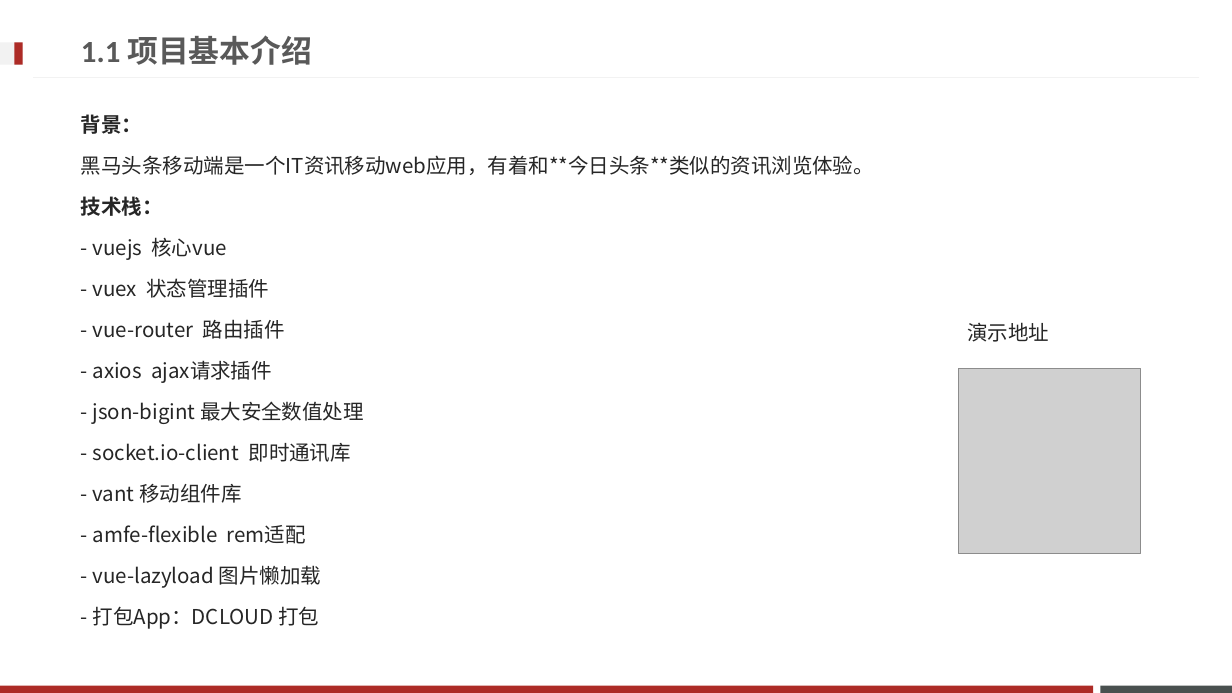
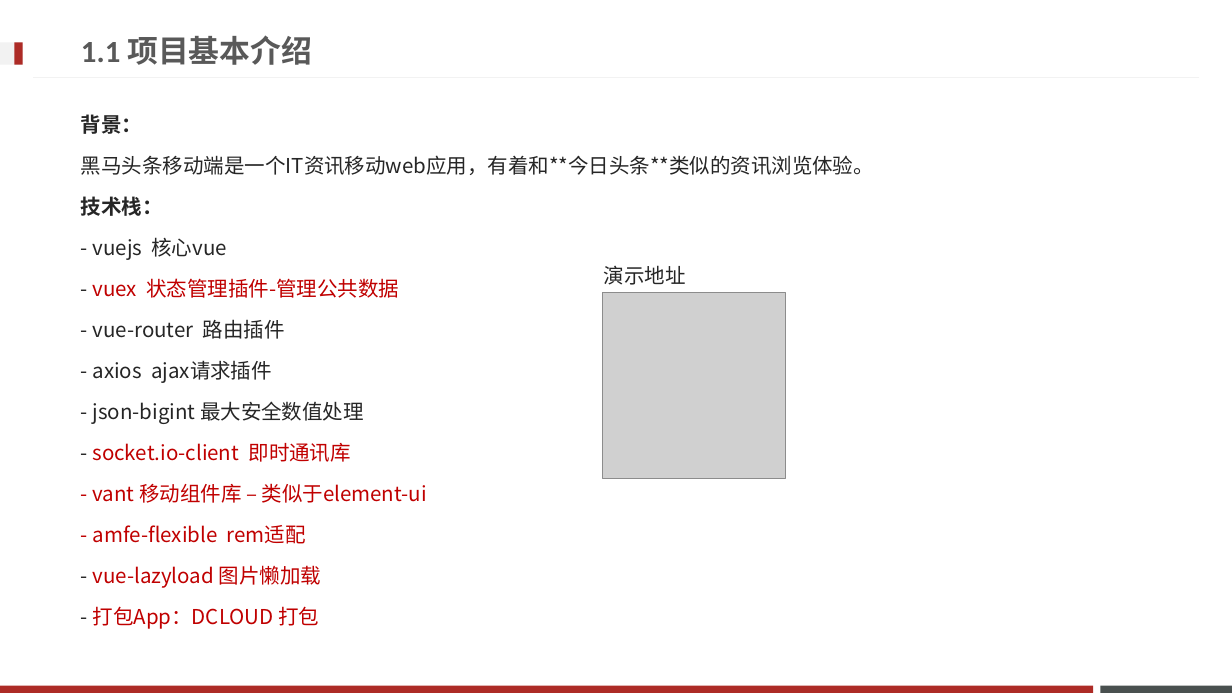
Before and after one commit to fanyouf/hmtt_web, a slide deck: slide 4 of 00ppt/02-黑马头条-项目初始化.pptx. Drawn at 1232x693 pixels with LibreOffice and Linux fonts; fonts in the diff are those of the drawing; grey boxes stand for pictures; background and template pictures are left out. Boxes give left, top, right and bottom in pixels: in the first picture for what was removed or moved away, otherwise in the second. Text is boxed around its words. In the diff, an @@ line names an element or a change of style, - is before the commit and + after.

```diff
--- a/00ppt/02-黑马头条-项目初始化.pptx
+++ b/00ppt/02-黑马头条-项目初始化.pptx
@@ text "演示地址": place and size @@
-text "演示地址" at [967,322,1049,342]
+text "演示地址" at [604,265,686,285]
@@ text at [93,278,399,298]: text changed; text colour #262626 to #C00000 @@
-- vuex 状态管理插件
+- vuex 状态管理插件-管理公共数据
@@ picture: place and size @@
-picture at [958,368,1141,554]
+picture at [603,293,786,479]
@@ text at [93,443,351,588]: text colour #262626 to #C00000 in "socket.io-client 即时通讯库", "- amfe-flexible rem适配", "vue-lazyload 图片懒加载", "打包App：DCLOUD 打包" @@
@@ text at [93,483,427,503]: text changed; text colour #262626 to #C00000 @@
-- vant 移动组件库
+- vant 移动组件库 – 类似于element-ui
```
Also in this commit, not shown: 3 other slides changed, 21 other files.
